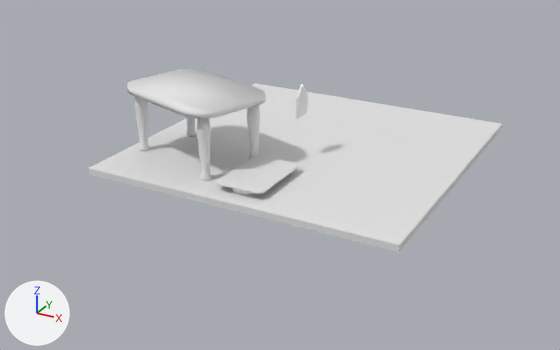
The glTF model Files/Resources/Models/PirateRoom/PirateRoom.gltf: old version first, new version second.
Camera for both pictures: a 50 mm camera at (32.8, -66.0, 29.2) aimed at (-0.3, -5.7, -1.0). The lights are fixed; the arrows at lower left show +X, +Y and +Z. The first picture is the older version. Where no turn or scale is listed for an object, it has been applied to the vertices. Vertices at exactly the same position are counted once.

Script lines for the objects in view, before the commit:
```python
me_cube_001 = bpy.data.meshes.new('Cube.001')
me_cube_001.from_pydata(...)  # a box spanning x -1.0..1.0, y -1.0..1.0, z -1.0..1.0
# before: 0 (-1.0, -1.0, -1.0) at pixel (88, 174), 1 (-1.0, -1.0, 1.0) at pixel (88, 168), 2 (-1.0, 1.0, -1.0), 3 (-1.0, 1.0, 1.0) at pixel (255, 83), 4 (1.0, -1.0, -1.0) at pixel (399, 252)
# before: 5 (1.0, -1.0, 1.0) at pixel (399, 245), 6 (1.0, 1.0, -1.0) at pixel (501, 129), 7 (1.0, 1.0, 1.0) at pixel (502, 123)
me_cube_002 = bpy.data.meshes.new('Cube.002')
me_cube_002.from_pydata(...)  # 1080 vertices, 2148 faces; spans x -1.0..1.0, y -1.0..1.0, z -25.0..1.0
me_cube_008 = bpy.data.meshes.new('Cube.008')
me_cube_008.from_pydata(...)  # 20 vertices, 36 faces; spans x -0.12..0.12, y -1.0..1.0, z -1.0..2.07
me_cylinder = bpy.data.meshes.new('Cylinder')
me_cylinder.from_pydata(...)  # 960 vertices, 1900 faces; spans x -6.94..6.94, y -5.58..5.58, z -2.24..4.57
ob_cube = bpy.data.objects.new('Cube', me_cube_002)
ob_cube.location = (0.0, -10.37, 1.03)
ob_cube.scale = (2.41, 3.7, 0.0817)
ob_cube_001 = bpy.data.objects.new('Cube.001', me_cube_008)
ob_cube_001.location = (0.39, -2.7, 5.32)
ob_floor = bpy.data.objects.new('Floor', me_cube_001)
ob_floor.location = (0.0, 0.0, 0.0)
ob_floor.scale = (15.6, 15.6, 0.309)
ob_table = bpy.data.objects.new('Table', me_cylinder)
ob_table.location = (-8.28, -7.93, 2.54)
```
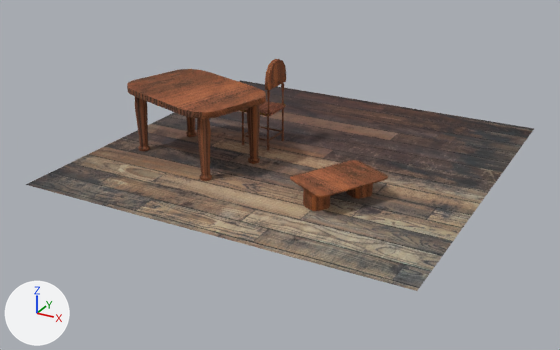
Patch to the scene script:
```diff
--- a/Files/Resources/Models/PirateRoom/PirateRoom.gltf.py
+++ b/Files/Resources/Models/PirateRoom/PirateRoom.gltf.py
@@ img_floor @@
+img_floor = load_image('floor', 'floor.jpg', 1920, 1292, 'sRGB')
@@ img_wood @@
+img_wood = load_image('wood', 'wood.jpg', 1920, 1356, 'sRGB')
@@ img_skin @@
+img_skin = load_image('skin', 'skin.jpg', 2016, 1100, 'sRGB')
@@ mat_floor @@
+mat_floor = principled_material('Floor')
+mat_floor.texture = img_floor
+mat_floor.roughness = 1.0
@@ mat_wood @@
+mat_wood = principled_material('Wood')
+mat_wood.texture = img_wood
+mat_wood.roughness = 1.0
@@ mat_table_0_1 @@
+mat_table_0_1 = principled_material('Table 0.1')
+mat_table_0_1.texture = img_wood
+mat_table_0_1.roughness = 1.0
@@ mat_skin @@
+mat_skin = principled_material('Skin')
+mat_skin.texture = img_skin
+mat_skin.roughness = 1.0
@@ me_cube_001 @@
 # used by ob_floor; location = (0.0, 0.0, 0.0); scale = (15.6, 15.6, 0.309)
 # verts and faces of me_cube_001; kept vertices keep their numbers, new ones are numbered from 8
-me_cube_001.from_pydata(...)  # 8 vertices, 12 faces; spans x -1.0..1.0, y -1.0..1.0, z -1.0..1.0
+me_cube_001.from_pydata(...)  # 4 vertices, 2 faces; spans x -1.0..1.0, y -1.0..1.0, z 0.0
+# me_cube_001 part 2
+delete_vertices([*range(0, 8)])  # with the faces that use them
+verts[8] = (-1.0, -1.0, 0.0)  # pixel (25, 184)
+verts[9] = (1.0, -1.0, 0.0)  # pixel (417, 291)
+verts[10] = (-1.0, 1.0, 0.0)  # pixel (240, 80)
+verts[11] = (1.0, 1.0, 0.0)  # pixel (534, 128)
+faces += [(8, 9, 11), (8, 11, 10)]
+me_cube_001.materials.append(mat_floor)  # picture img_floor
@@ me_cube_002 @@
 me_cube_002.from_pydata(...)  # 1080 vertices, 2148 faces; spans x -1.0..1.0, y -1.0..1.0, z -25.0..1.0
+me_cube_002.materials.append(mat_table_0_1)  # picture img_wood
@@ me_cylinder @@
 me_cylinder.from_pydata(...)  # 960 vertices, 1900 faces; spans x -6.94..6.94, y -5.58..5.58, z -2.24..4.57
 # used by ob_table; location = (-8.28, -7.93, 2.54)
+# me_cylinder part 1: 188 of the faces centred in x -6.92..6.92, y -5.55..5.55, z 4.0..4.57 are now shaded flat
+me_cylinder.materials.append(mat_wood)  # picture img_wood
@@ me_cylinder_041 @@
+me_cylinder_041.from_pydata(...)  # 8332 vertices, 16064 faces; spans x -1.78..1.49, y -1.66..1.64, z -2.98..3.3
+me_cylinder_041.materials.append(mat_wood)  # picture img_wood
@@ me_cylinder_010 @@
+me_cylinder_010.from_pydata(...)  # 331 vertices, 658 faces; spans x -1.89..1.59, y -1.75..1.73, z 0.67..0.88
+me_cylinder_010.materials.append(mat_skin)  # picture img_skin
@@ me_cylinder_007 @@
+me_cylinder_007.from_pydata(...)  # 56 vertices, 108 faces; spans x 1.11..1.54, y -1.72..1.77, z 3.3..5.89
+me_cylinder_007.materials.append(mat_wood)  # picture img_wood
@@ ob_floor @@
 ob_floor = bpy.data.objects.new('Floor', me_cube_001)
-ob_floor.location = (0.0, 0.0, 0.0)
-ob_floor.scale = (15.6, 15.6, 0.309)
+ob_floor.location = (0.51, -2.73, 0.3)
+ob_floor.scale = (18.5, 18.5, 18.5)
@@ ob_cube_001 @@
-ob_cube_001 = bpy.data.objects.new('Cube.001', me_cube_008)
-ob_cube_001.location = (0.39, -2.7, 5.32)
@@ ob_chair_040 @@
+ob_chair_040 = bpy.data.objects.new('Chair.040', me_cylinder_041)
+ob_chair_040.location = (-4.26, -1.87, 3.28)
@@ ob_chair_009 @@
+ob_chair_009 = bpy.data.objects.new('Chair.009', me_cylinder_010)
+ob_chair_009.location = (-4.26, -1.87, 3.28)
@@ ob_chair_006 @@
+ob_chair_006 = bpy.data.objects.new('Chair.006', me_cylinder_007)
+ob_chair_006.location = (-4.26, -1.87, 3.28)
```

What differs and where, as boxes [x1, y1, x2, y2] in the pictures (560 x 350 px):
'Floor', reshaped, moved, rescaled, recoloured (white to brown, 23% wider, 25% taller)
    before: [88, 83, 502, 252]
    after: [26, 80, 534, 291]
'Table', recoloured, shading changed (white to brown)
    both: [127, 69, 266, 181]
'Cube', recoloured
    both: [217, 155, 388, 211]
'Chair.006', added (brown)
    after: [265, 59, 286, 90]
'Chair.040', added
    after: [242, 83, 284, 150]
'Cube.001', deleted
    before: [296, 84, 308, 118]
'Chair.009', added
    after: [242, 101, 285, 117]
part 1 of me_cylinder, shading changed
    both: [127, 69, 266, 118]
